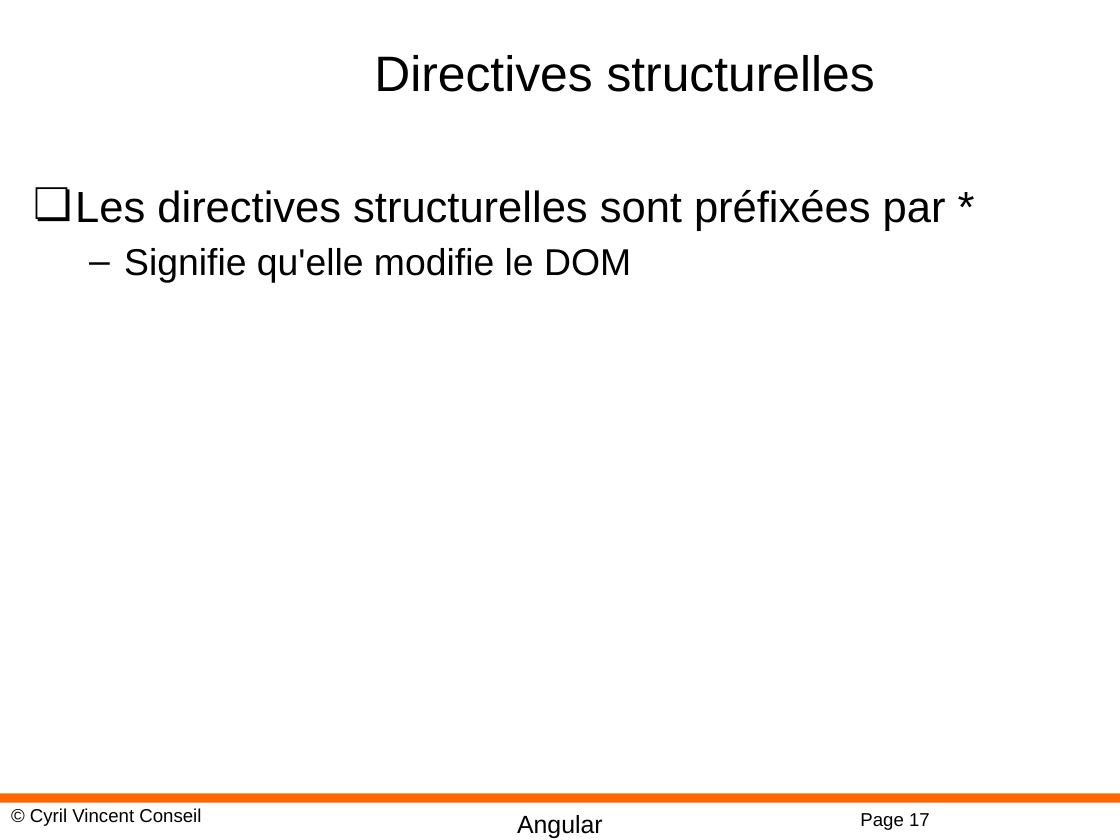
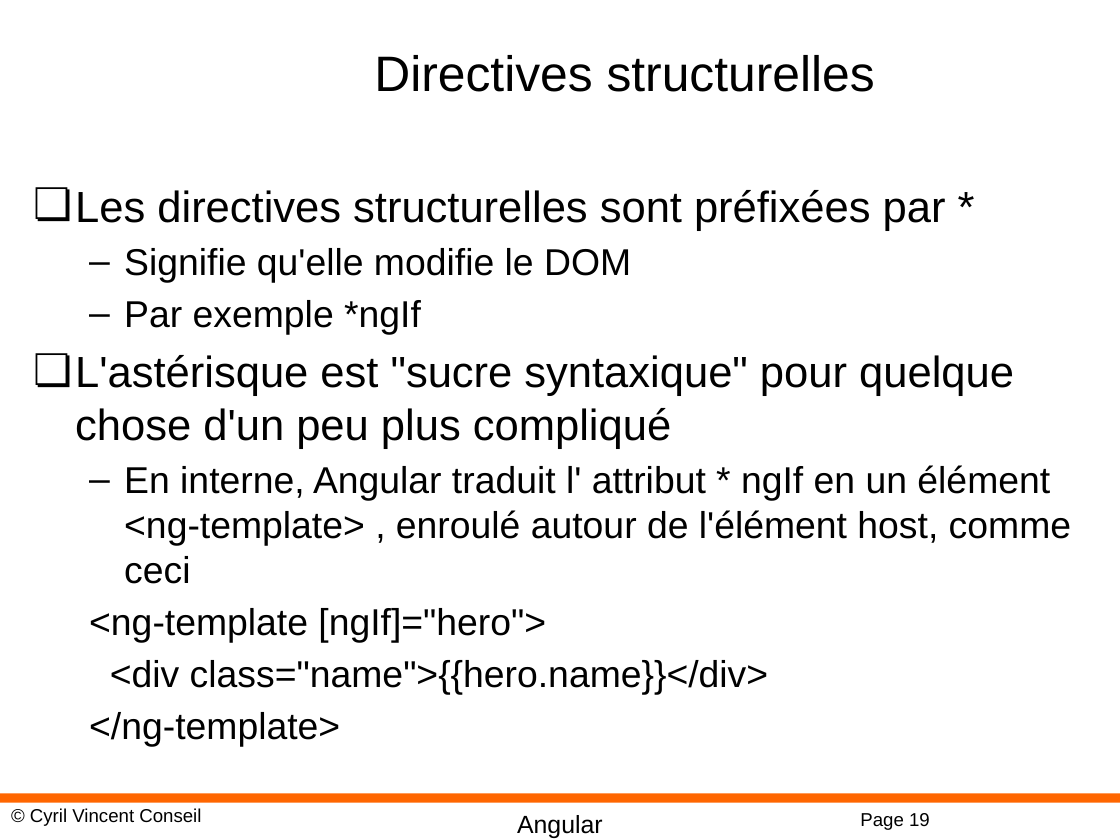
Before and after one commit to cyrilvincent/angular, a slide deck: slide 19 of PPT/Angular09-Directives.pptx (slide 17 before the commit). Drawn at 1120x840 pixels with LibreOffice and Linux fonts; fonts in the diff are those of the drawing; background and template pictures are left out. Boxes give left, top, right and bottom in pixels: in the first picture for what was removed or moved away, otherwise in the second. Text is boxed around its words. In the diff, an @@ line names an element or a change of style, - is before the commit and + after.

```diff
--- a/PPT/Angular09-Directives.pptx
+++ b/PPT/Angular09-Directives.pptx
@@ text at (75,300,1071,747): paragraphs added @@
+  – Par exemple *ngIf
+❏ L'astérisque est "sucre syntaxique" pour quelque chose d'un peu plus compliqué
+  – En interne, Angular traduit l' attribut * ngIf en un élément <ng-template> , enroulé autour de l'élément host, comme ceci
+  <ng-template [ngIf]="hero">
+  <div class="name">{{hero.name}}</div>
+  </ng-template>
@@ page number at (860,813,930,830): text changed @@
-Page 17
+Page 19
```
Also in this commit, not shown: 2 other slides changed, 5 slides added, 22 other files.
